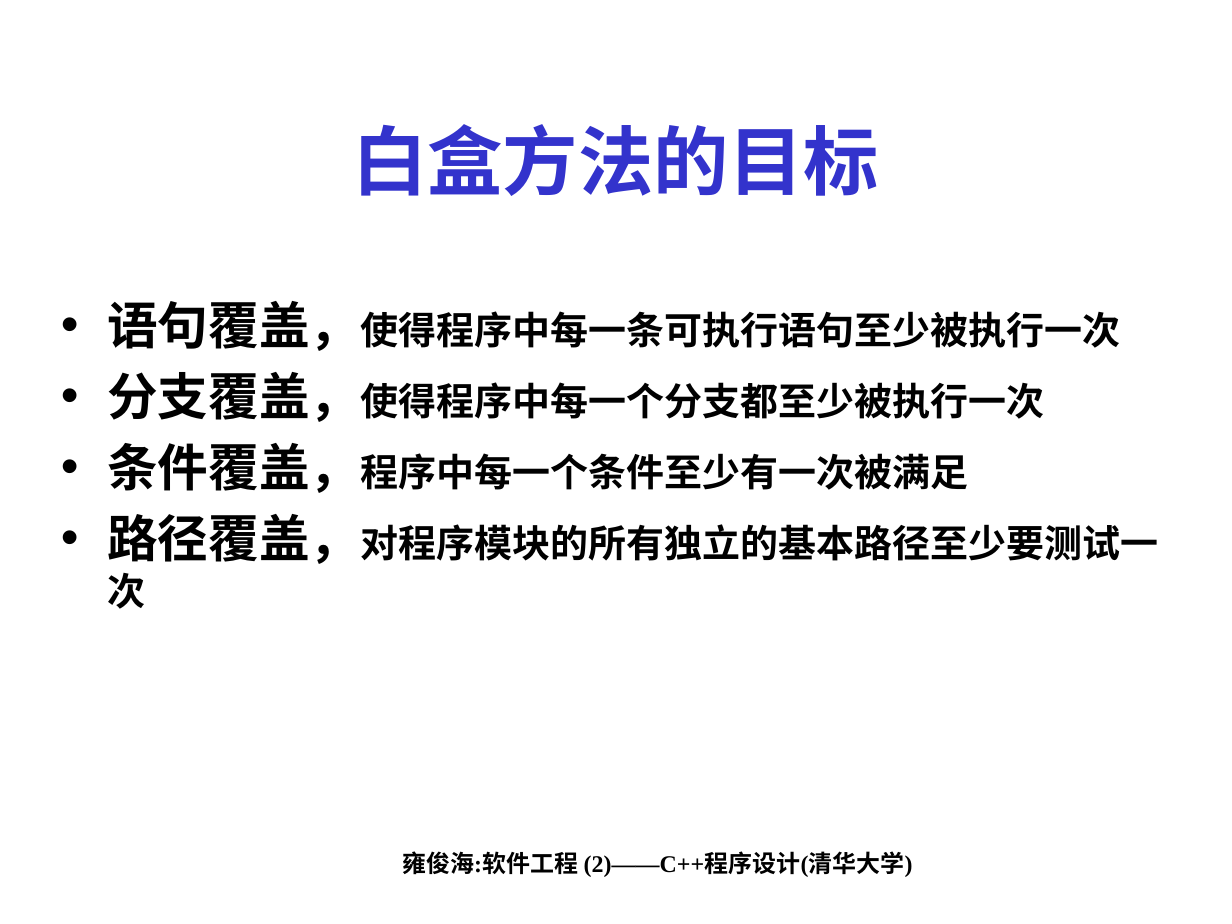
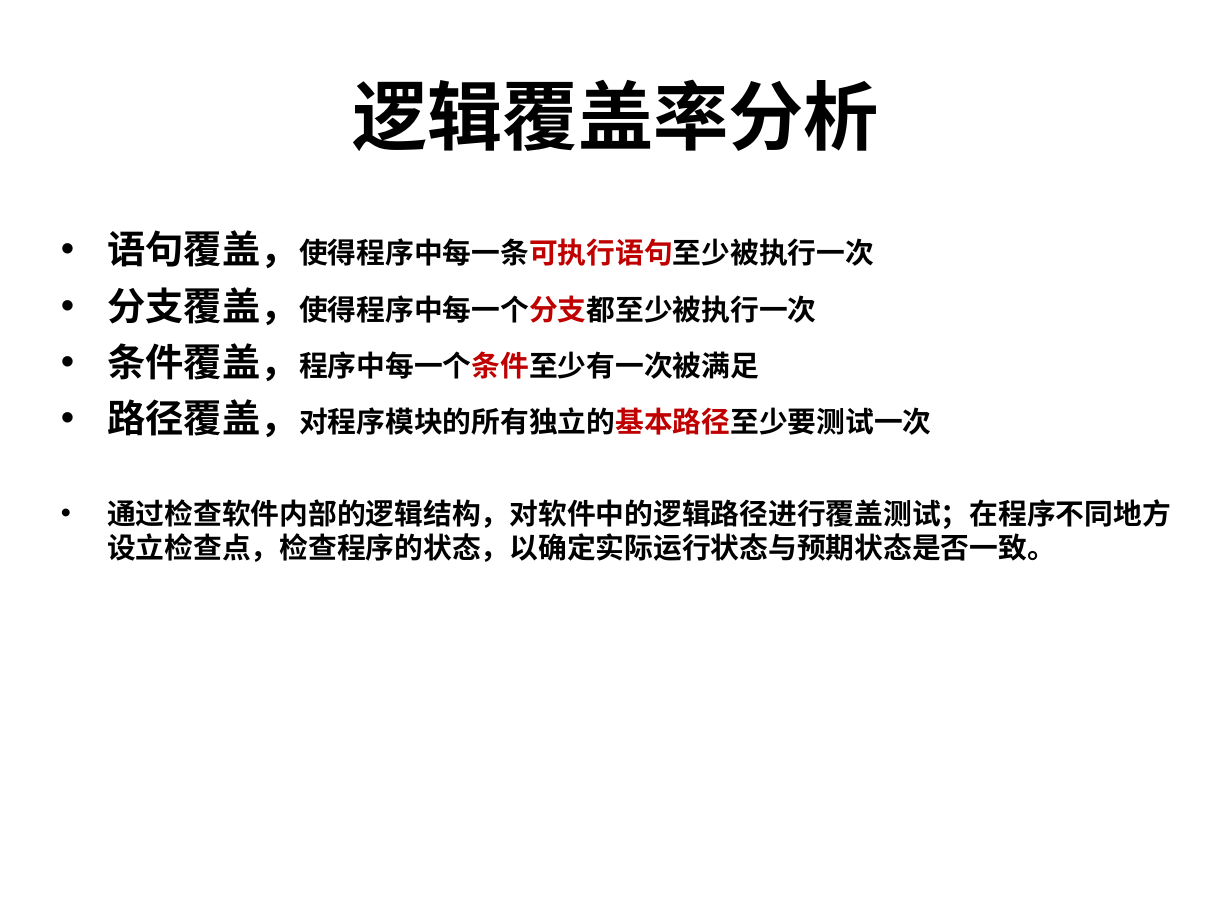
Before and after one commit to Moirai7/GTestLite, a slide deck: slide 12 of 第14讲_程序调试与验证.ppt (slide 6 before the commit). Drawn at 1232x924 pixels with LibreOffice and Linux fonts; fonts in the diff are those of the drawing. Boxes give left, top, right and bottom in pixels: in the first picture for what was removed or moved away, otherwise in the second. Text is boxed around its words. In the diff, an @@ line names an element or a change of style, - is before the commit and + after.

```diff
--- a/第14讲_程序调试与验证.ppt
+++ b/第14讲_程序调试与验证.ppt
@@ title at (352,79,879,151): text changed; font Times New Roman to Noto Sans CJK SC; text colour #3333CC to #000000 @@
-白盒方法的目标
+逻辑覆盖率分析
@@ text "语句覆盖，使得程序中每一条可执行语句至少被执行一次": place and size @@
-text "语句覆盖，使得程序中每一条可执行语句至少被执行一次" at (107,301,1159,609)
+text "语句覆盖，使得程序中每一条可执行语句至少被执行一次" at (107,230,1171,562)
@@ text at (107,230,931,437): size 29.6 to 22.4 pt, size 22.2 to 16.8 pt, text colour #000000 to #C00000 in "语句覆盖，使得程序中每一条可执行语句至少被执行一次", "分支覆盖，使得程序中每一个分支都至少被执行一次", "条件覆盖，程序中每一个条件至少有一次被满足", "路径覆盖，对程序模块的所有独立的基本路径至少要测试一次" @@
@@ text at (107,499,1171,562): paragraph added @@
+• 通过检查软件内部的逻辑结构，对软件中的逻辑路径进行覆盖测试；在程序不同地方设立检查点，检查程序的状态，以确定实际运行状态与预期状态是否一致。
@@ text removed at (402,851,913,877) @@
-雍俊海:软件工程 (2)——C++程序设计(清华大学)
```
Also in this commit, not shown: 30 other slides changed, 50 slides added, 3 slides removed, 20 other files.
